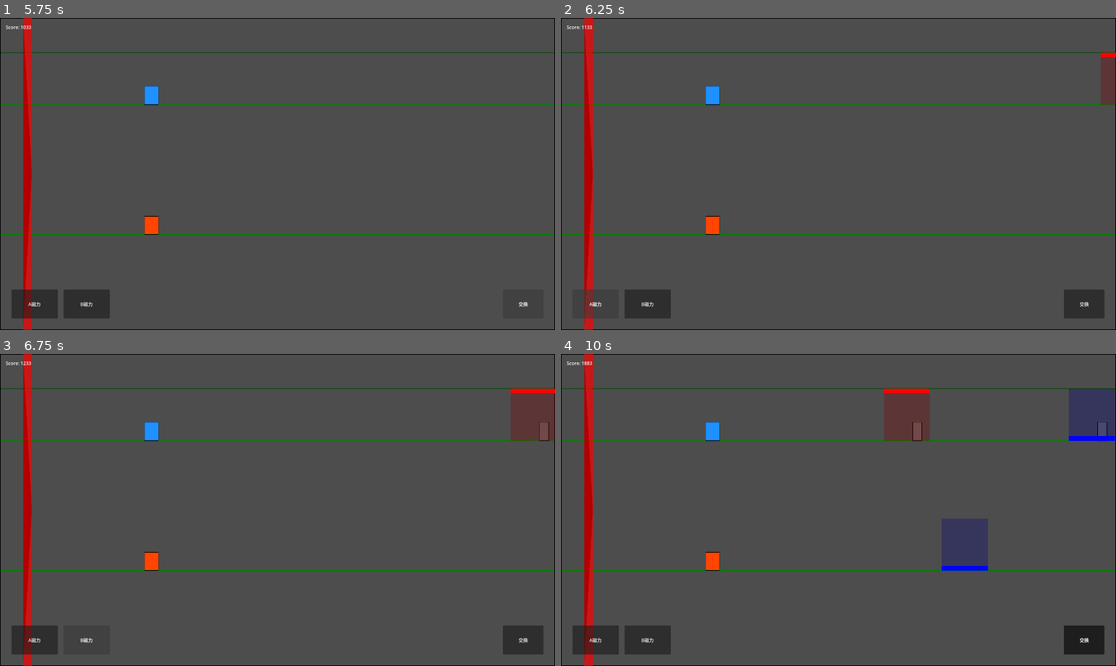
Above: before the commit, frames 1-4 (two rows, left to right).
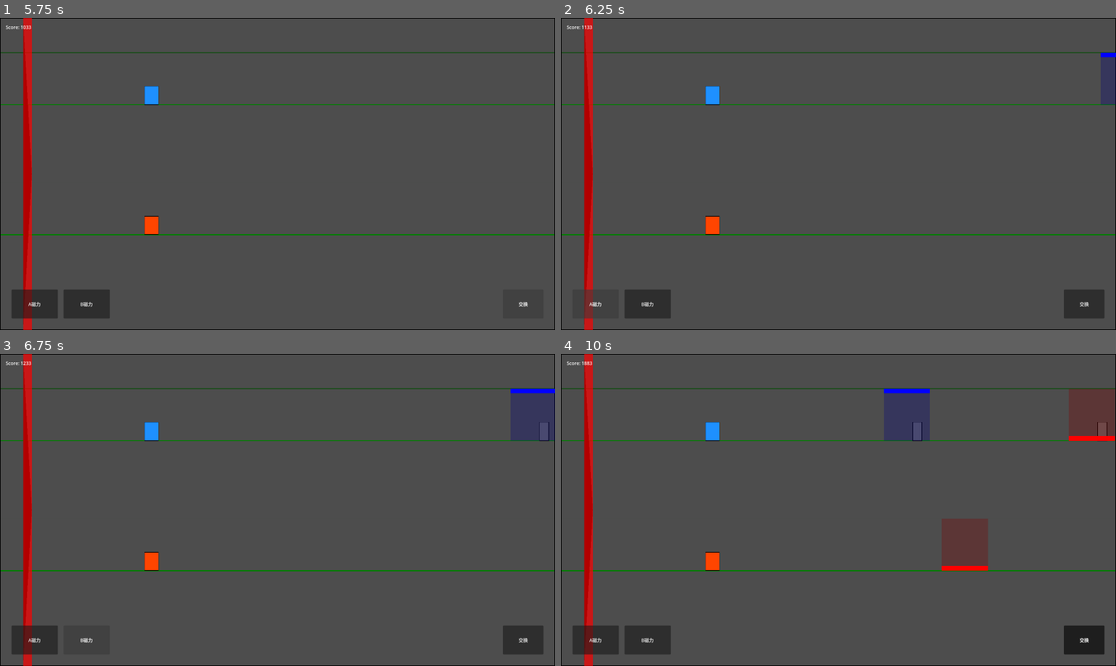
Above: after the commit, the same moments.

Repository: GeorgeMee/Magnetix
Game: Godot game, scene res://src/scenes/ui/start_menu.tscn
The game is run twice, just before and just after one commit, with the same random seed, the same clock (stepped at 60 frames per second) and the same inputs.
Inputs:
- Up to frame 1 (5.75 s): click "开始游戏" at 0.5 s; click "A磁力" at 1.25 s; click "B磁力" at 2 s; click "交换" at 2.75 s; click "A磁力" at 3.5 s; click "B磁力" at 4.25 s; click "交换" at 5 s
- Up to frame 2 (6.25 s): click "A磁力" at 5.75 s
- Up to frame 3 (6.75 s): click "B磁力" at 6.5 s
- Up to frame 4 (10 s): click "交换" at 7.25 s; hold Q (magnetism_a) 8.03-8.78 s; tap W (magnetism_b) at 8.85 s; hold Space (swap) from 9.53 s (still down)

Frame 1 is identical in both runs. In frame 2, 0.5% of the frame differs, in the area x 97-100%, y 11-28%; in frame 3, 1.3%; in frame 4, 4.2%, in the area x 58-100%, y 11-70%.

Commit message:
Fix magnet color mapping: BLUE=NORTH, RED=SOUTH to match characters

Diff:
--- a/src/scripts/game/magnet.gd
+++ b/src/scripts/game/magnet.gd
@@ -27,12 +27,12 @@
 	queue_redraw()
 
 func _draw() -> void:
-	var field_color := Color.RED if polarity == Polarity.NORTH else Color.BLUE
+	var field_color := Color.BLUE if polarity == Polarity.NORTH else Color.RED
 	field_color = field_color.darkened(0.5)
 	field_color.a = 0.3
 	draw_rect(Rect2(Vector2(0, -GameManager.ceiling_offset), Vector2(field_length, GameManager.ceiling_offset)), field_color)
 
-	var magnet_color := Color.RED if polarity == Polarity.NORTH else Color.BLUE
+	var magnet_color := Color.BLUE if polarity == Polarity.NORTH else Color.RED
 	var magnet_h := 16.0
 	var magnet_y := -GameManager.ceiling_offset if placement == Placement.CEILING else -magnet_h
 	draw_rect(Rect2(Vector2(0, magnet_y), Vector2(field_length, magnet_h)), magnet_color)
